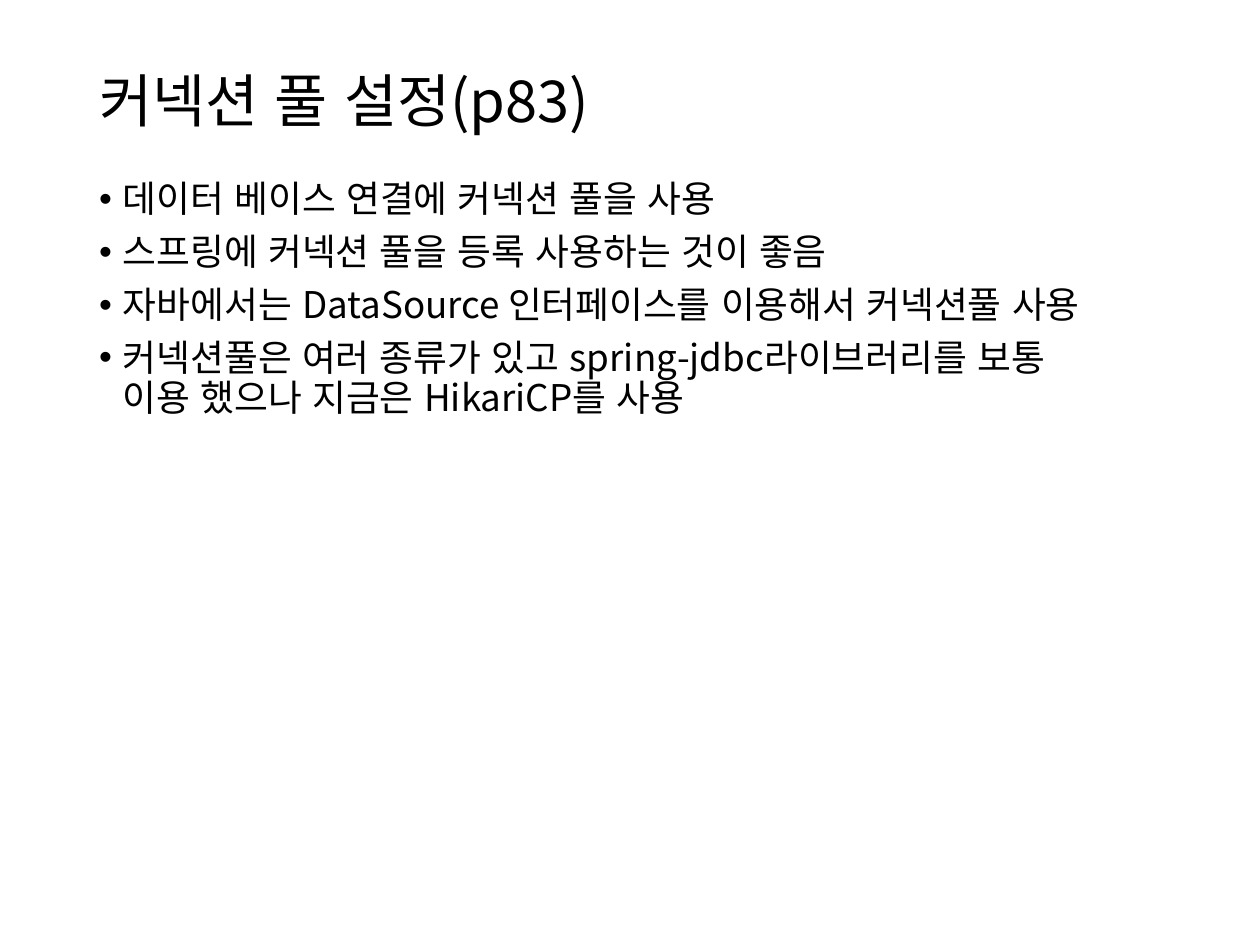
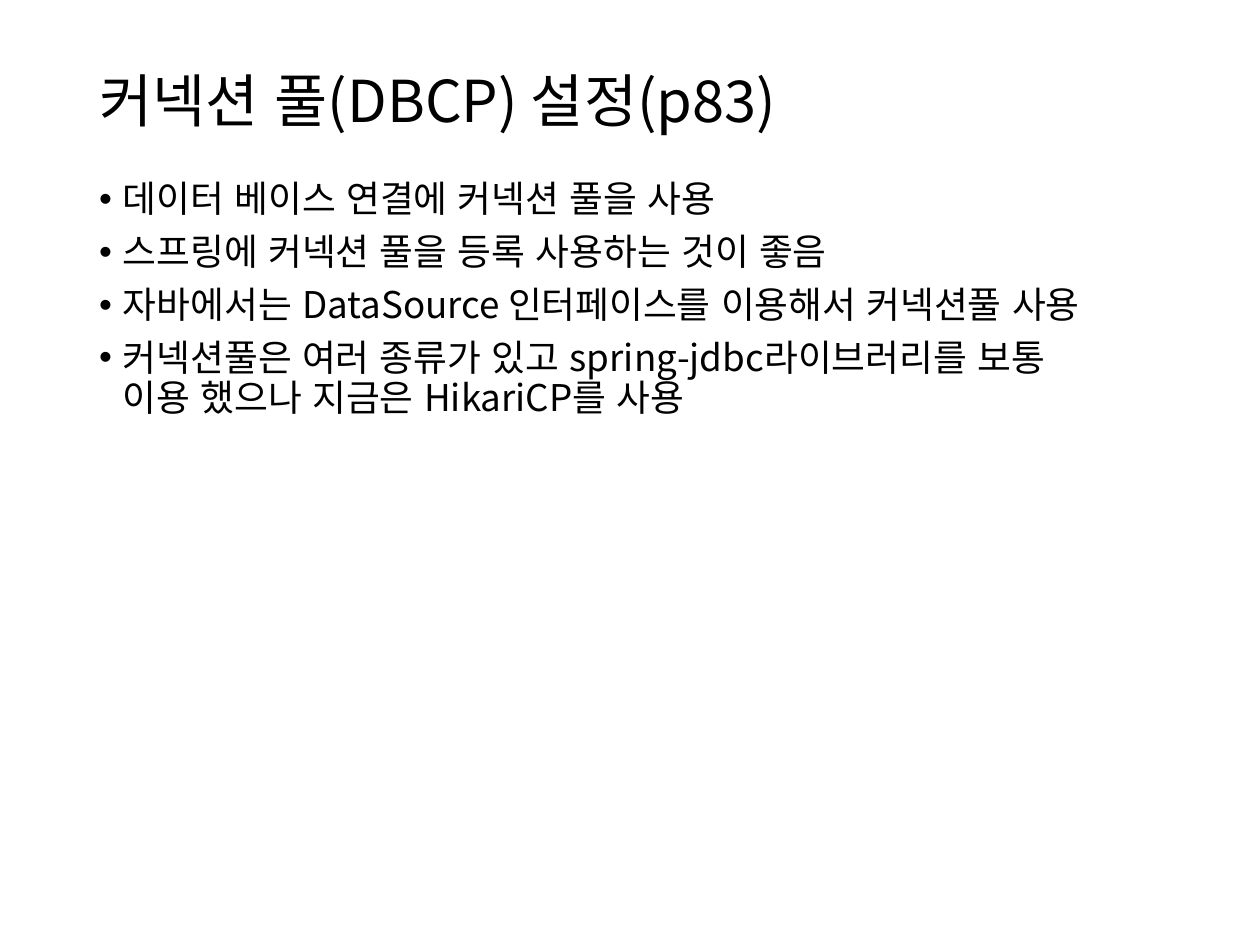
Before and after one commit to itrecipe/Web_Study_ez, a slide deck: slide 50 of spring - 학습자료/PART1.pptx. Drawn at 1260x945 pixels with LibreOffice and Linux fonts; fonts in the diff are those of the drawing. Boxes give left, top, right and bottom in pixels: in the first picture for what was removed or moved away, otherwise in the second. Text is boxed around its words. In the diff, an @@ line names an element or a change of style, - is before the commit and + after.

```diff
--- a/spring - 학습자료/PART1.pptx
+++ b/spring - 학습자료/PART1.pptx
@@ title at (99,74,776,136): text changed @@
-커넥션 풀 설정(p83)
+커넥션 풀(DBCP) 설정(p83)
```
Also in this commit, not shown: 2 other slides changed.
